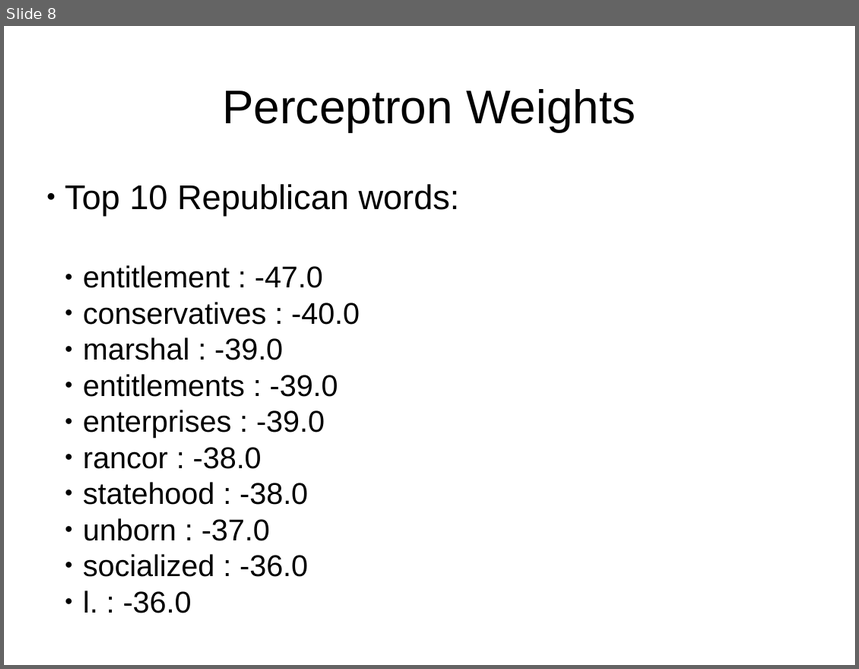
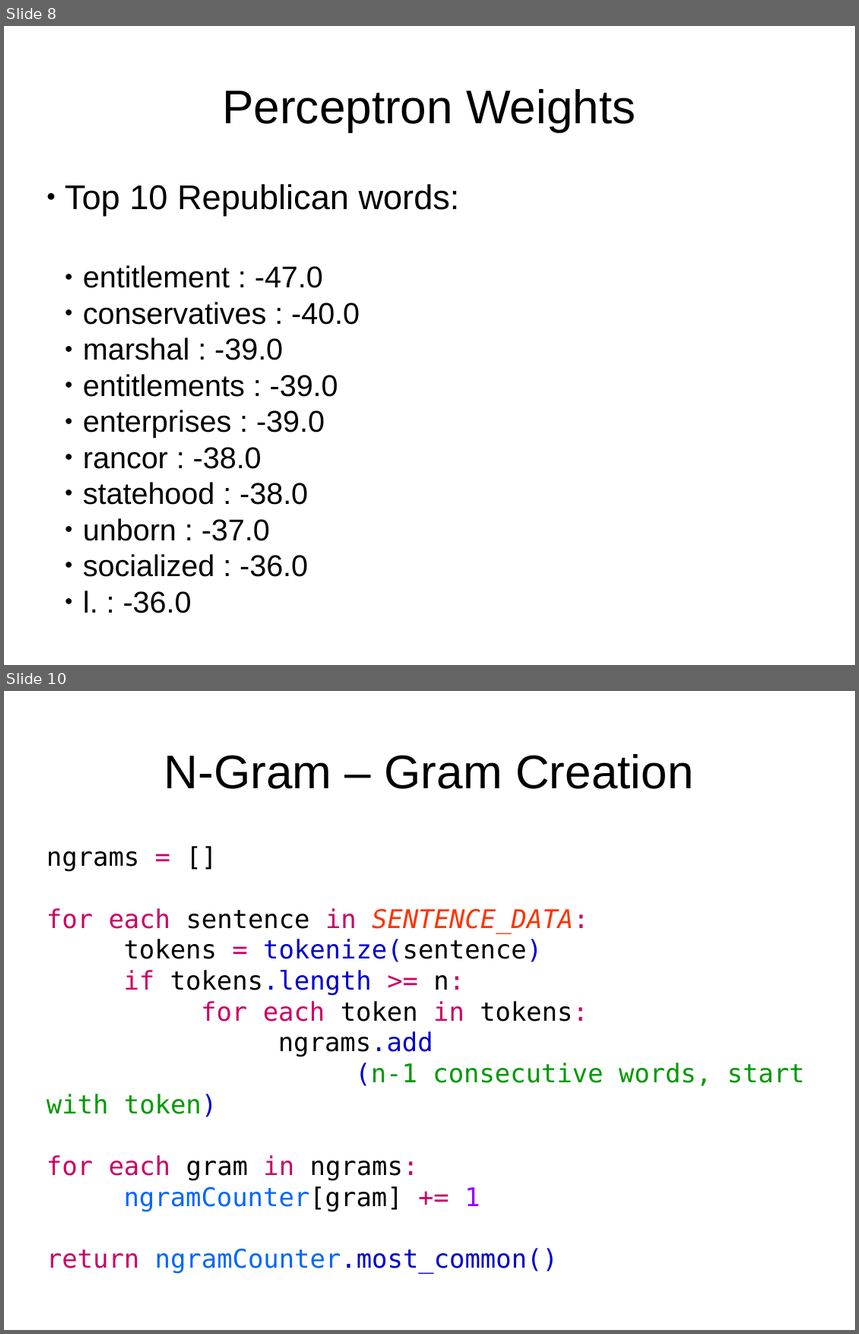
Before and after one commit to erikthiem/PartisanSpeechAnalysis, a slide deck: documents/presentation.odp. Shown one above the other, each under a label of ours: slide 8 before the commit, slides 8 and 10 after it; the slides between them are not shown. The pictures are 859x669 and 859x1334 pixels, drawn with LibreOffice and Linux fonts; fonts in the diff are those of the drawing. Boxes give left, top, right and bottom in pixels: in the first picture for what was removed or moved away, otherwise in the second. Text is boxed around its words. In the diff, an @@ line names an element or a change of style, - is before the commit and + after.

Commit message:
Added files via upload
Added ngram slides to presentation

```diff
--- a/documents/presentation.odp
+++ b/documents/presentation.odp
@@ slide 10 added at (4, 691, 855, 1330), background #FFFFFF @@
@@ text added at (164, 754, 694, 789), 44 pt, text #000000 @@
+N-Gram – Gram Creation
@@ text added at (47, 851, 805, 1212), 24 pt, text #000000 @@
+ngrams = []
+for each sentence in SENTENCE_DATA:
+tokens = tokenize(sentence)
+if tokens.length >= n:
+for each token in tokens:
+ngrams.add
+(n-1 consecutive words, start with token)
+for each gram in ngrams:
+ngramCounter[gram] += 1
+return ngramCounter.most_common()
```
Also in this commit, not shown: 1 slide changed, 5 other slides added.
